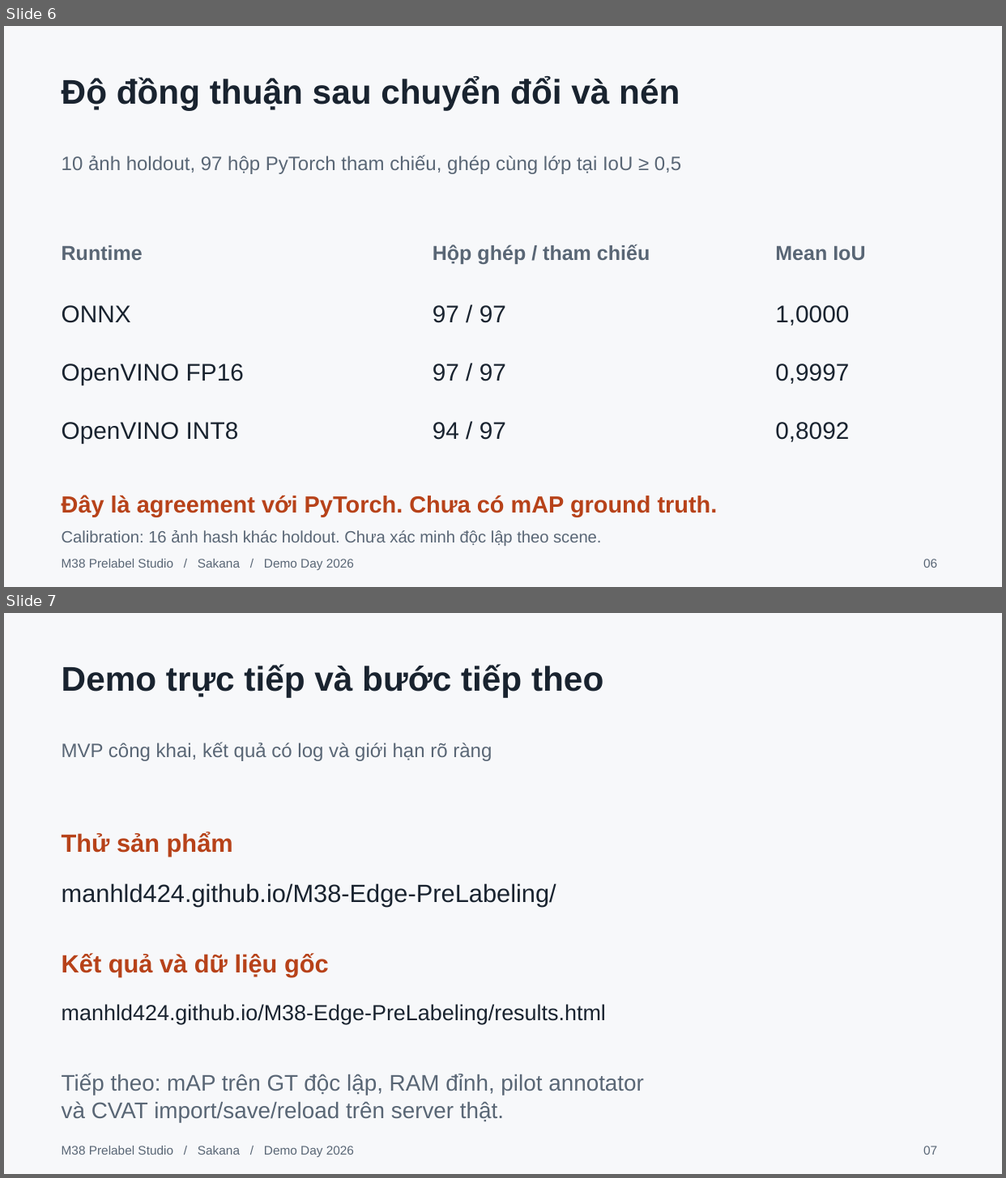
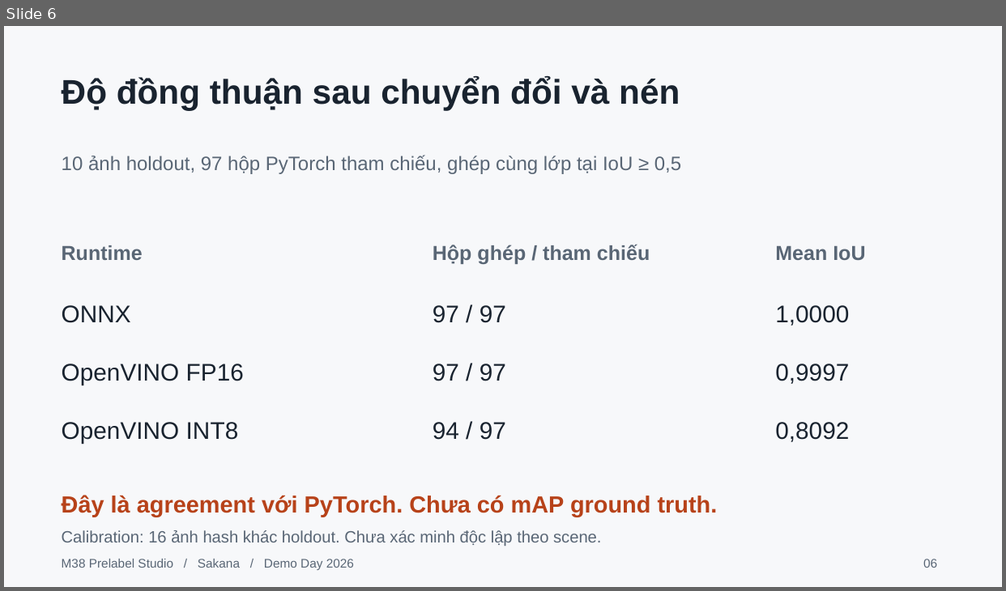
Before and after one commit to ManhLD424/M38-Edge-PreLabeling, a slide deck: docs/slides/M38-Demo-Day.pptx. Shown one above the other, each under a label of ours: slides 6 and 7 before the commit, slide 6 after it. The pictures are 1006x1178 and 1006x591 pixels, drawn with LibreOffice and Linux fonts; fonts in the diff are those of the drawing. Boxes give left, top, right and bottom in pixels: in the first picture for what was removed or moved away, otherwise in the second. Text is boxed around its words. In the diff, an @@ line names an element or a change of style, - is before the commit and + after.

Commit message:
fix(demo): show native runtimes and align M38 presentation

```diff
--- a/docs/slides/M38-Demo-Day.pptx
+++ b/docs/slides/M38-Demo-Day.pptx
@@ slide 7 removed at (x1=4, y1=613, x2=1002, y2=1174), background #F7F8FA @@
@@ text removed at (x1=62, y1=664, x2=603, y2=698) @@
-Demo trực tiếp và bước tiếp theo
@@ text removed at (x1=62, y1=742, x2=492, y2=761) @@
-MVP công khai, kết quả có log và giới hạn rõ ràng
@@ text removed at (x1=62, y1=832, x2=233, y2=856) @@
-Thử sản phẩm
@@ text removed at (x1=62, y1=884, x2=556, y2=907) @@
-manhld424.github.io/M38-Edge-PreLabeling/
@@ text removed at (x1=62, y1=953, x2=329, y2=977) @@
-Kết quả và dữ liệu gốc
@@ text removed at (x1=62, y1=1004, x2=606, y2=1024) @@
-manhld424.github.io/M38-Edge-PreLabeling/results.html
@@ text removed at (x1=62, y1=1073, x2=644, y2=1122) @@
-Tiếp theo: mAP trên GT độc lập, RAM đỉnh, pilot annotator
-và CVAT import/save/reload trên server thật.
@@ text removed at (x1=62, y1=1146, x2=354, y2=1157) @@
-M38 Prelabel Studio / Sakana / Demo Day 2026
@@ text removed at (x1=923, y1=1146, x2=937, y2=1155) @@
-07
```
Also in this commit, not shown: 11 other files.
